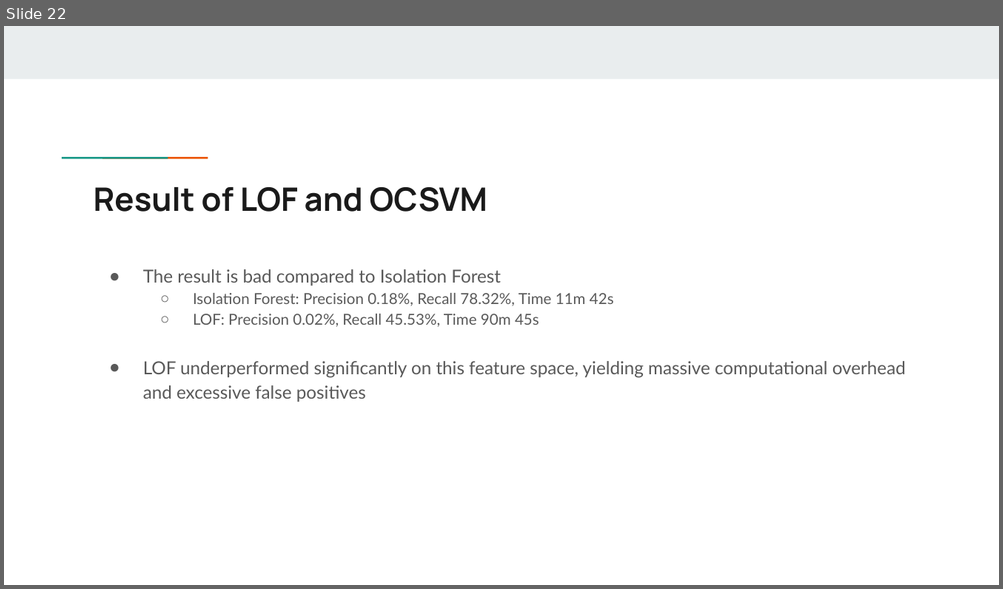
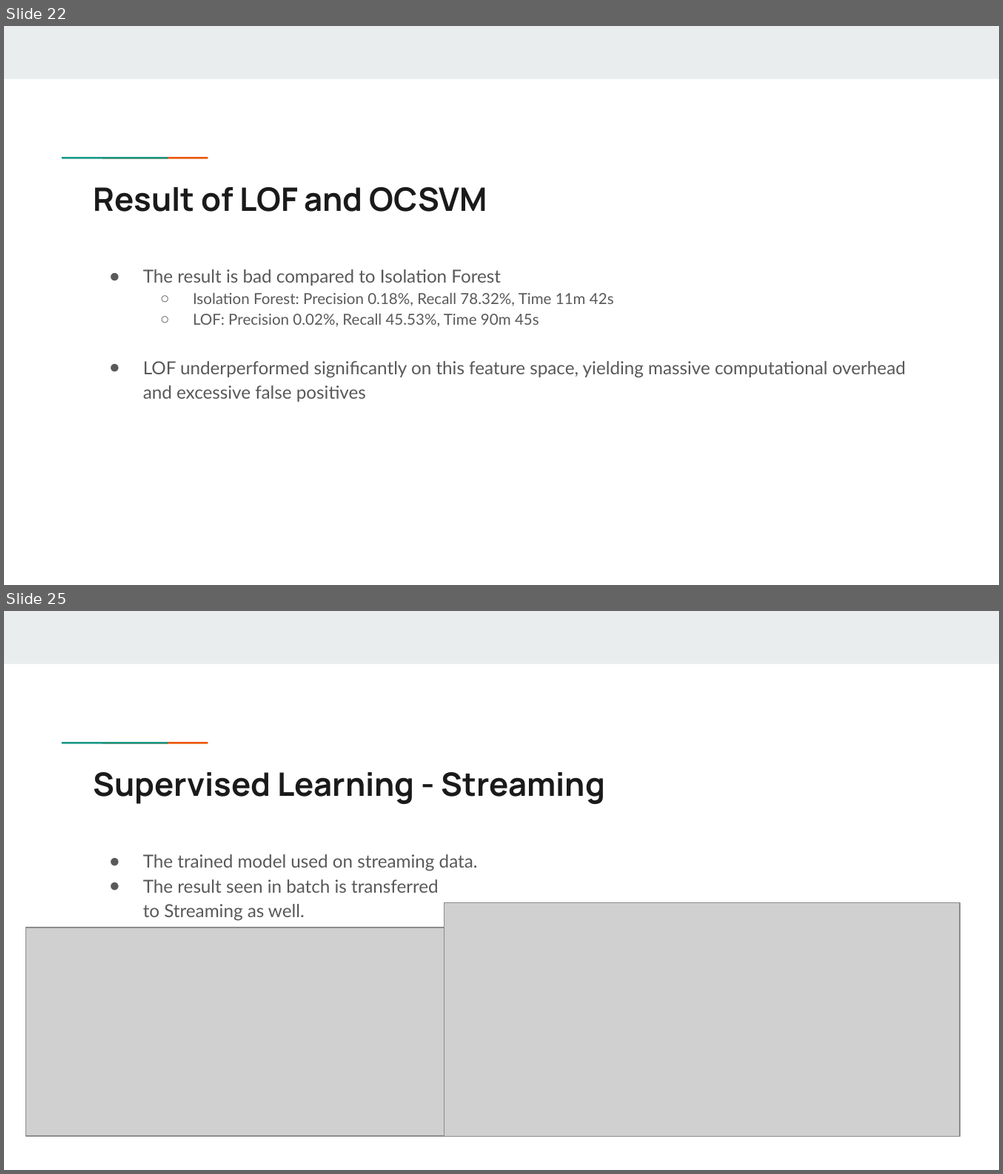
Before and after one commit to kudlamolka/Mtech_FYP, a slide deck: Presentation Slides/FYP Presentation.pptx. Shown one above the other, each under a label of ours: slide 22 before the commit, slides 22 and 25 after it; the slides between them are not shown. The pictures are 1003x589 and 1003x1174 pixels, drawn with LibreOffice and Linux fonts; fonts in the diff are those of the drawing; grey boxes stand for pictures. Boxes give left, top, right and bottom in pixels: in the first picture for what was removed or moved away, otherwise in the second. Text is boxed around its words. In the diff, an @@ line names an element or a change of style, - is before the commit and + after.

Commit message:
Full Data Reduced estimators and Depth

```diff
--- a/Presentation Slides/FYP Presentation.pptx
+++ b/Presentation Slides/FYP Presentation.pptx
@@ slide 25 added at (x1=4, y1=611, x2=999, y2=1170), background #FFFFFF; not listed: 3 template elements that a slide beside it also shows @@
@@ title added at (x1=94, y1=772, x2=605, y2=804), 23.4 pt, text #1A1A1A, bold @@
+Supervised Learning - Streaming
@@ text added at (x1=143, y1=854, x2=478, y2=921), 13 pt, text #595959 @@
+● The trained model used on streaming data.
+● The result seen in batch is transferred
+  to Streaming as well.
@@ picture added at (x1=444, y1=903, x2=959, y2=1137) @@
@@ picture added at (x1=26, y1=928, x2=484, y2=1137) @@
```
Also in this commit, not shown: 2 slides changed, 2 other slides added, 2 other files.
